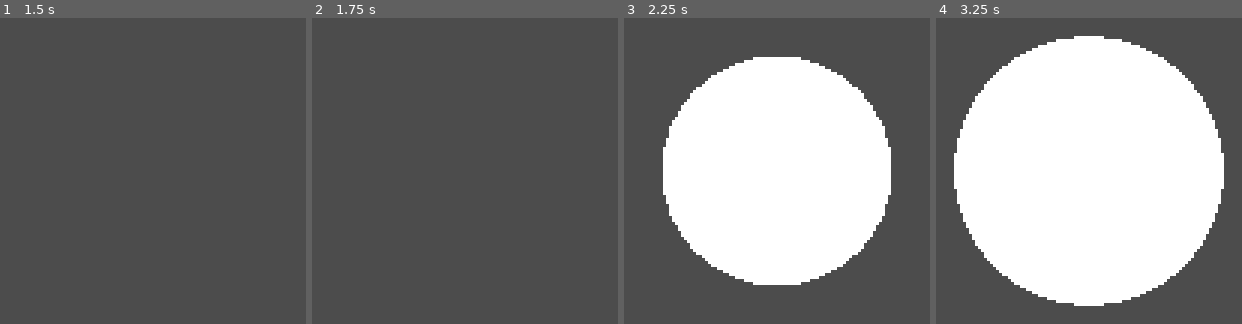
Above: before the commit, frames 1-4 (left to right).
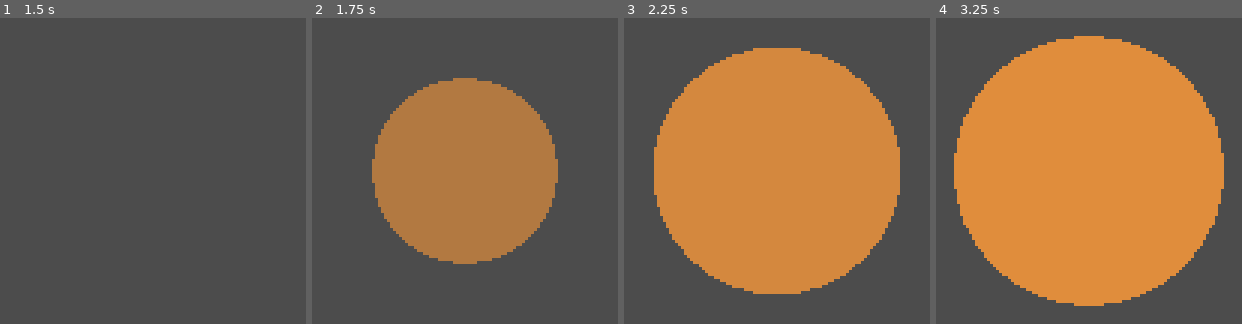
Above: after the commit, the same moments.

Repository: EdGeber/ProtoSoundViz
Game: Godot game, scene res://src/global/photism/photism.tscn
Same seed, same stepped clock (60 frames per second), same inputs: the game is played once before the commit and once after it. The project has no main scene, so this scene is started directly.
Inputs:
- Up to frame 1 (1.5 s): tap Enter at 0.5 s; tap Space at 1.25 s
- Up to frame 2 (1.75 s): no input
- Up to frame 3 (2.25 s): no input
- Up to frame 4 (3.25 s): no input

Frame 1 is identical in both runs. In frame 2, 29% of the frame differs, in the area x 19-81%, y 19-81%; in frame 3, 51%; in frame 4, 61%, in the area x 5-95%, y 5-95%.

Commit message:
Change default photism color, update photism color alfa and refactor

Diff:
--- a/src/global/bezier/bezier.gd
+++ b/src/global/bezier/bezier.gd
@@ -1,6 +1,4 @@
 class_name Bezier
-
-const epsilon: = 1e-1
 
 var control_points: PoolVector2Array
 
@@ -10,16 +8,13 @@
 
 
 func _init(
-	radius_control_points: PoolVector2Array,
+	control_points: PoolVector2Array,
 	cache_size: = self.cache_size):
 
-	self.control_points = radius_control_points
+	self.control_points = control_points
 	self.cache_size = cache_size
 	cachePabs()
 	return self
-
-func equalsMinusZero(x: float) -> bool:
-	return -epsilon <= x and x < 0
 
 func linear_interpolate(A, B, t: float):
 	return (1-t)*A + t*B
@@ -87,7 +82,6 @@
 	var max_iterations = 100
 
 	var i: = findLeftClosestCachedPabsIndex(x)
-	print(cached_pabs.size())
 	var tMin: = cached_pabs[i][0]
 	var tMax: = cached_pabs[i+1][0]
 	var tMid: = (tMin + tMax)/2.0
--- a/src/global/photism/photism.gd
+++ b/src/global/photism/photism.gd
@@ -1,13 +1,17 @@
 extends Node2D
 
-var draw_rel_pos: = Vector2(0.5, 0.5)
+const epsilon: = 1e-1
+
+var rel_pos: = Vector2(0.5, 0.5)
 var lifetime: = 0.0
-var curr_radius: = 0.0
+var soundIntensity: = 0.0
+var radius: = 0.0
+var color: Color = Color.peru
 # the values taken by the curve are assumed to be between 0 and 1
-export(PoolVector2Array) var radius_control_points: = PoolVector2Array()
+export(PoolVector2Array) var intensity_control_points: = PoolVector2Array()
 export(float, 1, 100) var scaler: = 50.0
 
-var bezier: Bezier
+var intensBezier: Bezier
 
 var initialized: = false
 
@@ -19,38 +23,66 @@
 	var r = max_radius*(1 - pow(2*t/duration - 1, 2))
 	return r
 
+func equalsMinusZero(x: float) -> bool:
+	return -epsilon <= x and x < 0
+
 func initialize(
-	draw_rel_pos: = self.draw_rel_pos,
-	radius_control_points: = self.radius_control_points,
+	rel_pos: = self.rel_pos,
+	intensity_control_points: = self.intensity_control_points,
 	scaler: float = self.scaler):
 
-	self.draw_rel_pos = draw_rel_pos
+	self.rel_pos = rel_pos
 	self.scaler = scaler
-	self.bezier = Bezier.new(radius_control_points)
+	self.intensBezier = Bezier.new(intensity_control_points)
 	initialized = true
 	return self
 
-func radius(time: float) -> float:
-	return scaler*bezier.function(time)
+func updateLifetime(delta: float):
+	lifetime += delta
 
+func updateSoundIntensity():
+	var i: = intensBezier.function(lifetime)
+	if equalsMinusZero(i): i = 0
+	soundIntensity = i
+
+func updateSoundPitch():
+	pass
+
+func updateRadius():
+	radius = scaler*soundIntensity
+
+func updateColor():
+	color.a = soundIntensity
+
+func updateRelativePosition():
+	pass
+
+func getAbsolutePosition() -> Vector2:
+	return System.toAbsolute(rel_pos)
 
 func _ready():
 	if not initialized:
 		initialize()
 	set_physics_process(false)
-	yield(get_tree().create_timer(2.0), "timeout")
+	yield(get_tree().create_timer(1.5), "timeout")
 	set_physics_process(true)
 
 func _draw():
-	var abs_pos: Vector2 = System.toAbsolute(draw_rel_pos)
-	draw_circle(abs_pos, curr_radius, Color.white)
+	var abs_pos: = getAbsolutePosition()
+	draw_circle(abs_pos, radius, color)
 
 func _physics_process(delta):
-	lifetime += delta
-	curr_radius = radius(lifetime)
+	updateLifetime(delta)
 
-	if curr_radius < 0:
+	updateSoundIntensity()
+	updateSoundPitch()
+
+	updateRadius()
+	updateColor()
+	updateRelativePosition()
+
+	if radius < 0:
 		call_deferred("queue_free")
 		set_physics_process(false)
-
-	update()
+	else:
+		update()
--- a/src/global/photism/photism.tscn
+++ b/src/global/photism/photism.tscn
@@ -4,4 +4,4 @@
 
 [node name="photism" type="Node2D"]
 script = ExtResource( 1 )
-radius_control_points = PoolVector2Array( 0, 0, 0, 2, 0, 1, 15, 0 )
+intensity_control_points = PoolVector2Array( 0, 0, 0, 2, 2, 1, 15, 0 )
